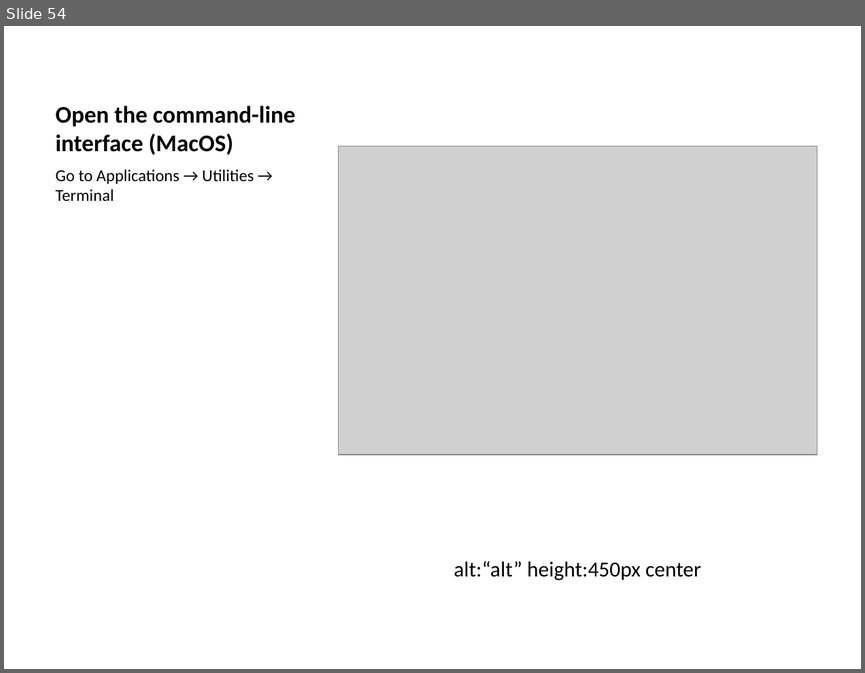
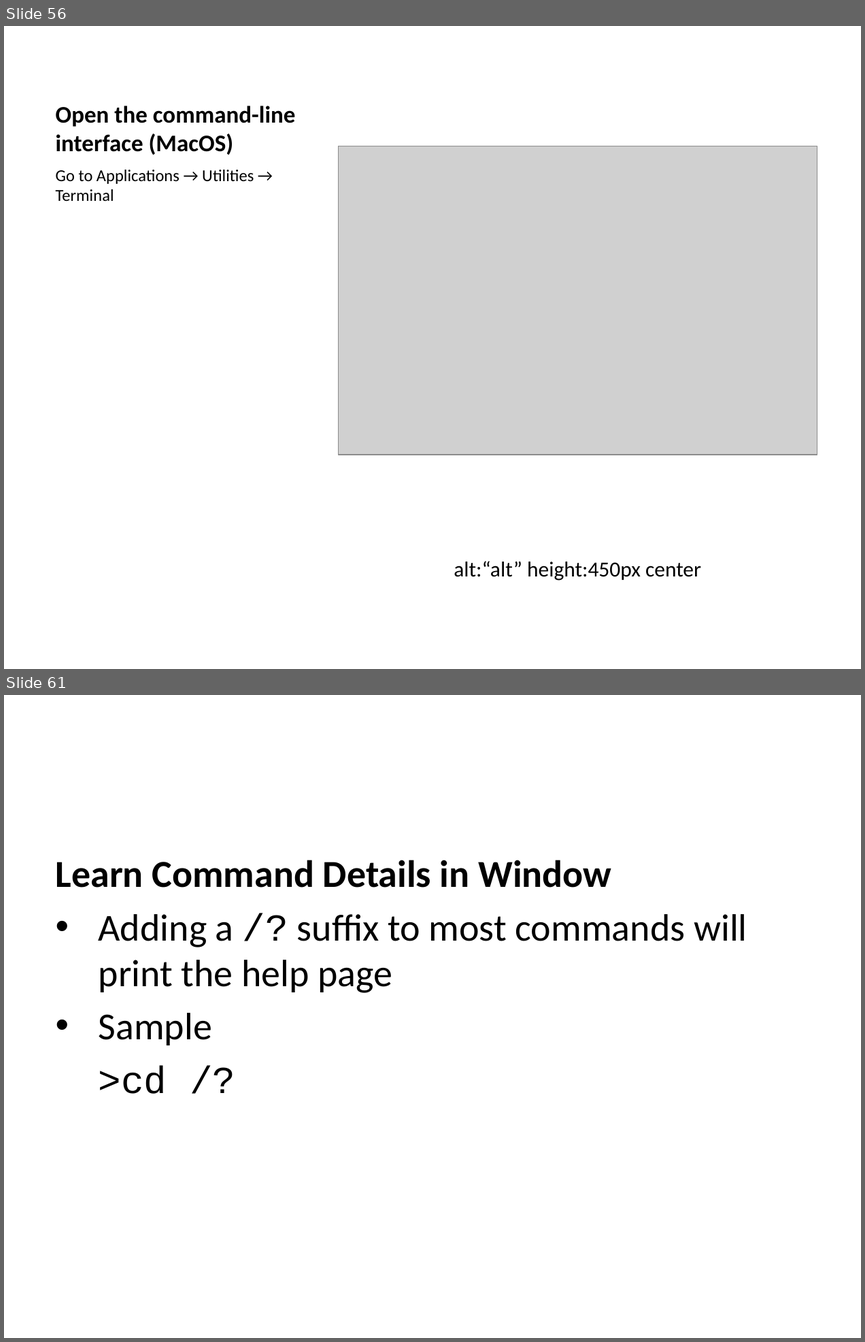
Before and after one commit to ucoruh/ce103-algorithms-and-programming-I, a slide deck: docs/week-1-intro/ce103-week-1-intro.en.md_word.pptx. Shown one above the other, each under a label of ours: slide 54 before the commit, slides 56 and 61 after it; the slides between them are not shown. The pictures are 865x673 and 865x1342 pixels, drawn with LibreOffice and Linux fonts; fonts in the diff are those of the drawing; grey boxes stand for pictures. Boxes give left, top, right and bottom in pixels: in the first picture for what was removed or moved away, otherwise in the second. Text is boxed around its words. In the diff, an @@ line names an element or a change of style, - is before the commit and + after.

Commit message:
week-1 updated, command line commands added

```diff
--- a/docs/week-1-intro/ce103-week-1-intro.en.md_word.pptx
+++ b/docs/week-1-intro/ce103-week-1-intro.en.md_word.pptx
@@ slide 61 added at (4, 695, 861, 1338), background #FFFFFF @@
@@ text added at (56, 860, 747, 1093), 32 pt, text #000000 @@
+Learn Command Details in Window
+• Adding a /? suffix to most commands will print the help page
+• Sample
+>cd /?
@@ what was slide 54 is now slide 56 @@
```
Also in this commit, not shown: 3 slides changed, 94 other slides added, 2 slides removed, 11 other files.
